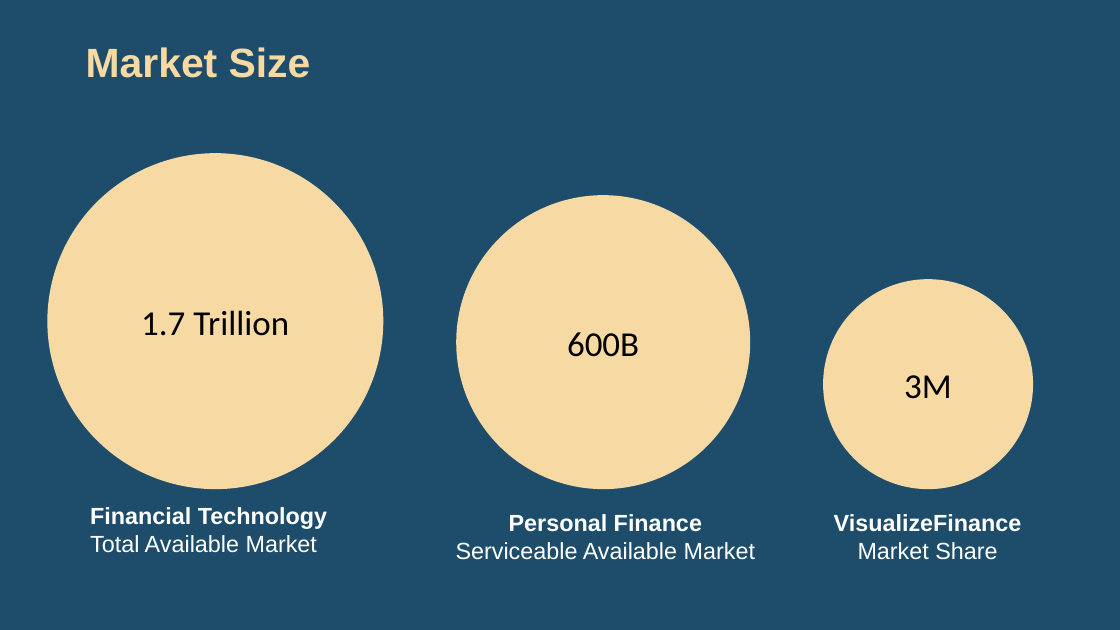
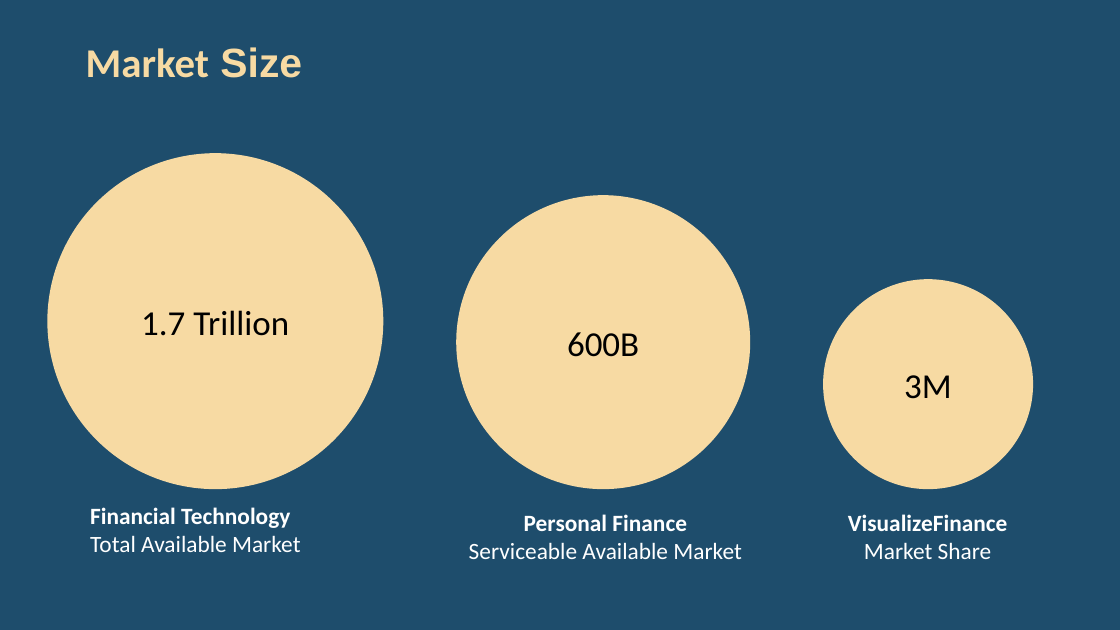
Before and after one commit to visualizefinance/Documents, a slide deck: slide 6 of vf-presentation.pptx. Drawn at 1120x630 pixels with LibreOffice and Linux fonts; fonts in the diff are those of the drawing. Boxes give left, top, right and bottom in pixels: in the first picture for what was removed or moved away, otherwise in the second. Text is boxed around its words. In the diff, an @@ line names an element or a change of style, - is before the commit and + after.

Commit message:
change font

```diff
--- a/vf-presentation.pptx
+++ b/vf-presentation.pptx
@@ text "Market Size" at <box>86,47,302,78</box>: font Arial to Calibri in "Market" @@
@@ font Arial to Calibri in 3 elements at <box>90,507,300,552</box>, <box>469,514,741,559</box>, <box>848,514,1008,559</box> @@
```
Also in this commit, not shown: 3 other slides changed.
